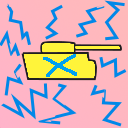
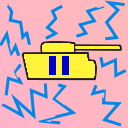
Layered file, before and after one edit (128 × 128). Changes by layer:
painted on "X" over [left=43, top=54, right=77, bottom=77]
painted on "Tank Fill" over [left=24, top=54, right=95, bottom=77]
